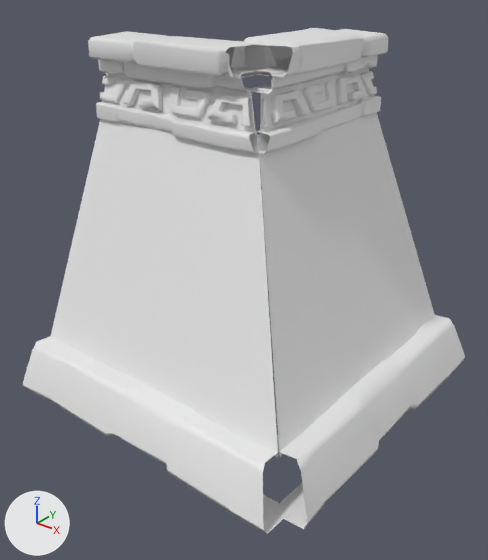
A saved change to the FBX model Assets/_Assets/Assets_SkyTemple/SkyTemple_Kitset/TempleExterior_Kitset/sm_TempleExterior_LargeOuterCorner.fbx.
Both versions are drawn from a camera (50 mm lens) standing at (6.74, -4.05, 4.94) and looking at (2.2, 1.61, 1.43). Every picture has the same lights, and +X, +Y and +Z are marked at lower left. Materials are left out; every surface is plain grey. Where no turn or scale is listed for an object, it has been applied to the vertices.

In view in the first picture: 'sm_TempleExterior_LargeOuterCorner'.
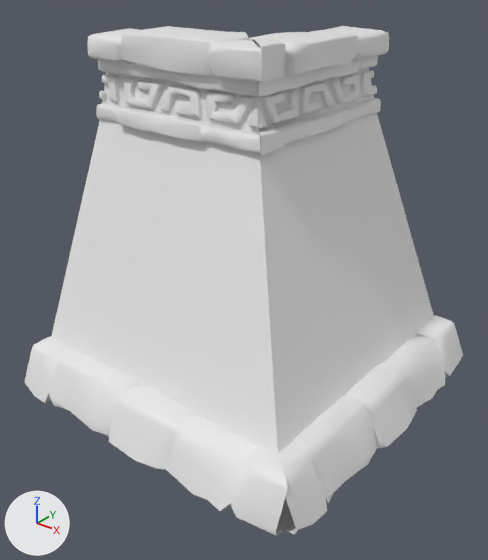
What the commit changed:
me_mesh is used by ob_sm_templeexterior_largeoutercorner; location (0.0, 0.0, 0.0).
me_mesh had 1308 vertices, 1083 faces and spanned x 0.0..4.17, y -0.17..4.0, z -0.17..4.09.
me_mesh now has 1714 vertices, 2327 faces and spans x 0.0..4.23, y -0.23..4.0, z -0.18..4.13.
me_mesh part 1: the loose piece of 98 vertices spanning x 2.16..2.47, y 1.72..4.0, z 3.6..3.81 is rebuilt with 137 vertices and now spans x 2.04..2.48, y 1.51..4.0, z 3.59..3.86.
me_mesh part 2: the loose piece of 96 vertices spanning x 1.75..2.62, y 1.79..4.0, z 3.76..4.09 is rebuilt with 110 vertices and now spans x 1.81..2.63, y 1.44..4.0, z 3.75..4.12.
me_mesh part 3: the loose piece of 94 vertices spanning x 0.0..2.51, y 1.4..1.61, z 3.04..3.26 is rebuilt with 115 vertices and now spans x 0.0..2.6, y 1.36..1.81, z 3.01..3.27.
me_mesh part 4: the loose piece of 92 vertices spanning x 2.39..2.6, y 1.48..4.0, z 3.04..3.26 is rebuilt with 114 vertices and now spans x 2.19..2.64, y 1.35..4.0, z 3.02..3.26.
me_mesh part 5: the loose piece of 92 vertices spanning x 0.0..2.2, y 1.38..2.23, z 3.76..4.07 is rebuilt with 114 vertices and now spans x 0.0..2.62, y 1.37..2.29, z 3.75..4.13.
me_mesh part 6: the loose piece of 87 vertices spanning x 0.0..2.26, y 1.52..1.84, z 3.6..3.82 is rebuilt with 131 vertices and now spans x 0.0..2.46, y 1.52..1.96, z 3.59..3.86.
me_mesh part 7: the loose piece of 87 vertices spanning x 2.33..2.5, y 2.46..3.08, z 3.27..3.56 is rebuilt with 96 vertices and now spans x 2.35..2.5, y 2.34..2.97, z 3.28..3.58.
me_mesh part 8: the loose piece of 76 vertices spanning x 2.36..2.53, y 1.79..2.41, z 3.28..3.57 is rebuilt with 66 vertices and now spans x 2.35..2.51, y 1.68..2.32, z 3.28..3.58.
me_mesh part 9: the loose piece of 72 vertices spanning x 1.79..2.41, y 1.47..1.64, z 3.28..3.57 is rebuilt with 66 vertices and now spans x 1.68..2.32, y 1.49..1.65, z 3.28..3.58.
me_mesh part 10: the loose piece of 60 vertices spanning x 0.0..3.91, y -0.17..0.53, z -0.17..0.45 is rebuilt with 159 vertices and now spans x 0.0..4.0, y -0.23..0.63, z -0.18..0.43.
me_mesh part 11: the loose piece of 60 vertices spanning x 3.47..4.17, y 0.11..4.0, z -0.17..0.45 is rebuilt with 145 vertices and now spans x 3.37..4.23, y 0.0..4.0, z -0.18..0.43.
me_mesh part 12: the loose piece of 44 vertices spanning x 2.32..2.5, y 3.77..4.0, z 3.26..3.56 is rebuilt with 67 vertices and now spans x 2.36..2.5, y 3.68..4.0, z 3.28..3.58.
me_mesh part 13: the loose piece of 4 vertices spanning x 2.44..3.68, y 0.34..4.0, z 0.39..3.21 is rebuilt with 6 vertices and now spans x 0.0..3.69, y 0.31..4.0, z 0.33..3.13.
me_mesh part 14: a new loose piece of 35 vertices spanning x 2.34..2.48, y 1.5..1.61, z 3.28..3.52.
me_mesh part 15: a new loose piece of 26 vertices spanning x 2.39..2.5, y 1.49..1.65, z 3.28..3.53.
me_mesh part 16: a new loose piece of 22 vertices spanning x 0.0..0.05, y 1.5..1.59, z 3.28..3.39.
me_mesh part 17: 1 vertex moved within x 0.63, y 1.59, z 3.57; 341 vertices removed from x 0.0..3.68, y 0.32..4.0, z 0.39..3.63; 300 vertices added at x 0.0..2.51, y 1.5..4.0, z 3.2..3.73.

Where the change shows, as pixel boxes [x1, y1, x2, y2] in the pictures (488 x 560 px; the box of a moved part takes in the faces that stretch with it):
'sm_TempleExterior_LargeOuterCorner', reshaped
    before: [23, 28, 465, 534]
    after: [24, 26, 463, 536]
part 1 of me_mesh, rebuilt
    before: [252, 55, 378, 94]
    after: [257, 56, 378, 97]
part 2 of me_mesh, rebuilt (11% narrower, 16% taller)
    before: [231, 28, 389, 77]
    after: [248, 26, 389, 83]
part 3 of me_mesh, rebuilt
    before: [96, 101, 257, 153]
    after: [96, 104, 260, 153]
part 4 of me_mesh, rebuilt
    before: [256, 96, 381, 154]
    after: [258, 98, 381, 156]
part 5 of me_mesh, rebuilt (7% narrower, 16% taller)
    before: [88, 31, 277, 79]
    after: [87, 26, 262, 82]
part 6 of me_mesh, rebuilt
    before: [98, 59, 258, 92]
    after: [98, 59, 258, 96]
part 7 of me_mesh, rebuilt
    before: [302, 81, 335, 113]
    after: [300, 82, 334, 115]
part 8 of me_mesh, rebuilt
    before: [271, 90, 309, 124]
    after: [260, 89, 299, 124]
part 9 of me_mesh, rebuilt
    before: [207, 94, 255, 128]
    after: [206, 91, 253, 125]
part 10 of me_mesh, rebuilt
    before: [23, 336, 292, 534]
    after: [24, 336, 287, 536]
part 11 of me_mesh, rebuilt
    before: [277, 315, 465, 529]
    after: [279, 315, 463, 535]
part 12 of me_mesh, rebuilt
    before: [361, 71, 377, 96]
    after: [361, 70, 377, 97]
part 13 of me_mesh, rebuilt (115% wider)
    before: [258, 112, 435, 456]
    after: [52, 113, 433, 453]
part 14 of me_mesh, added
    after: [249, 106, 258, 128]
part 15 of me_mesh, added
    after: [257, 104, 266, 129]
part 16 of me_mesh, added
    after: [99, 91, 106, 100]
part 17 of me_mesh, moved or reshaped
    before: [51, 69, 374, 458]
    after: [101, 67, 374, 137]
